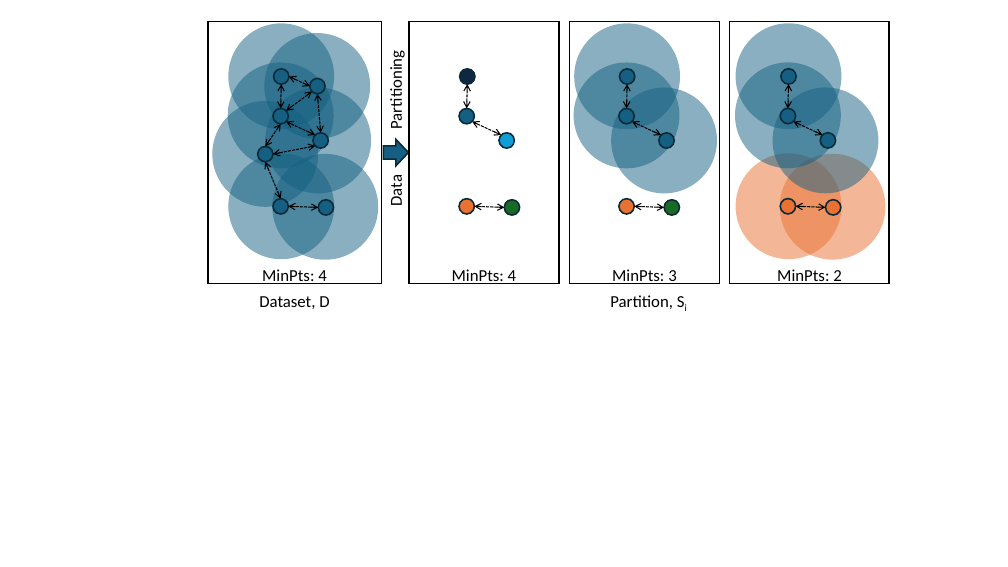
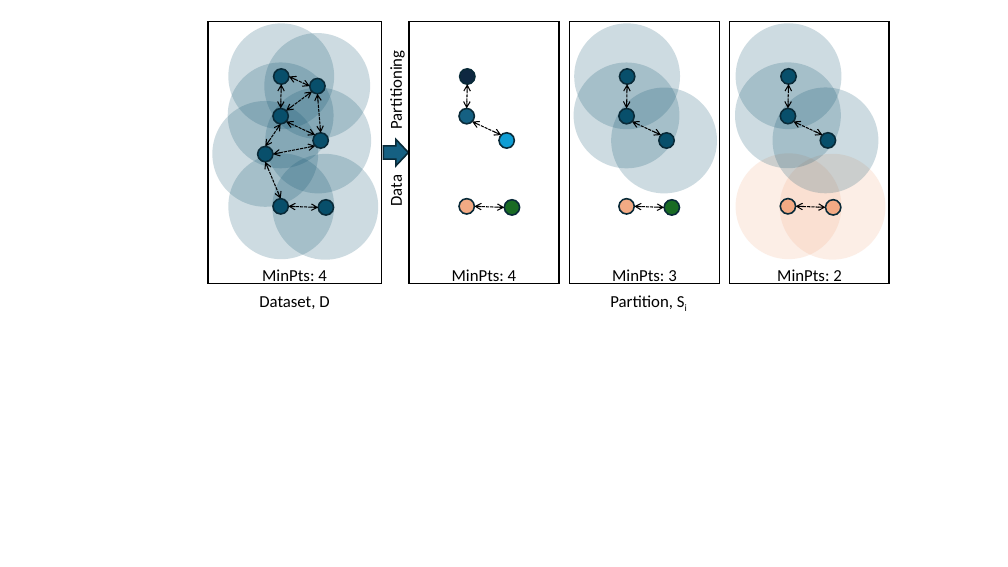
Before and after one commit to MuyeedAhmed/AcceleratedUL, a slide deck: slide 1 of Figures/HAPV/DBSCAN.pptx. Drawn at 1008x567 pixels with LibreOffice and Linux fonts; fonts in the diff are those of the drawing. Boxes give left, top, right and bottom in pixels: in the first picture for what was removed or moved away, otherwise in the second. Text is boxed around its words. In the diff, an @@ line names an element or a change of style, - is before the commit and + after.

```diff
--- a/Figures/HAPV/DBSCAN.pptx
+++ b/Figures/HAPV/DBSCAN.pptx
@@ fill #156082 at 50% opacity to #084F6A at 20% opacity in 13 elements at <box>272,154,378,260</box>, <box>212,101,318,207</box>, <box>228,23,334,129</box>, <box>228,154,334,259</box>, <box>265,88,371,194</box>, <box>265,33,371,139</box>, <box>228,63,333,169</box>, <box>575,23,681,129</box>, <box>611,88,717,194</box>, <box>574,63,680,169</box>, <box>736,23,842,129</box>, <box>773,88,879,194</box>, <box>735,63,841,169</box> @@
@@ fill #156082 to #084F6A in 13 elements at <box>313,133,328,148</box>, <box>273,108,288,123</box>, <box>274,69,289,84</box>, <box>310,79,325,94</box>, <box>258,147,273,162</box>, <box>273,199,288,214</box>, <box>318,200,333,215</box>, <box>659,133,674,148</box>, <box>619,108,634,123</box>, <box>619,69,634,84</box>, <box>820,133,836,148</box>, <box>780,108,796,123</box>, <box>781,69,796,84</box> @@
@@ ellipse at <box>736,154,842,259</box>: fill #E97132 at 50% opacity to #F2AA84 at 20% opacity @@
@@ ellipse at <box>780,154,885,259</box>: fill #E97132 at 50% opacity to #F2AA84 at 20% opacity @@
@@ fill #E97132 to #F2AA84 in 4 elements at <box>619,199,634,214</box>, <box>780,199,796,214</box>, <box>826,200,841,215</box>, <box>459,199,474,214</box> @@
```
Also in this commit, not shown: 17 other files.
